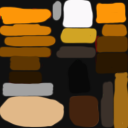
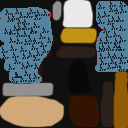
Comparing the layer stacks of the two (128, 128) images. Changes:
added layer "Layer 3" above "Layer 2" over [0, 1, 128, 83]
"Layer 2": blend normal → difference, painted on it over [0, 0, 128, 128]
hid "Layer 0" over [1, 2, 125, 127]
